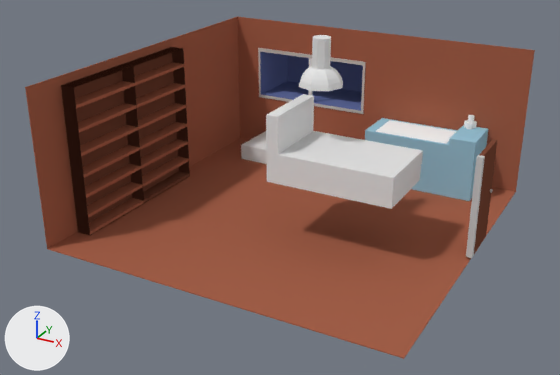
The Blender file all_art/New/Blenderfiles/maps/Room.blend: old version first, new version second.
One viewpoint serves both versions: a 50 mm lens placed at (14.8, -28.8, 15.8), pointed at (-0.9, -0.4, 1.6). The axes (+X, +Y, +Z) are drawn at lower left. The lights are the same throughout.

The scene before the commit, as lines of its bpy script (objects in view):
```python
me_cube = bpy.data.meshes.new('Cube')
me_cube.from_pydata(...)  # a box spanning x -1.0..3.95, y -1.0..1.0, z -0.66..1.71, material slot 0; a box spanning x 2.84..3.95, y -1.0..1.0, z 1.7..2.01, material slot 0; a box spanning x -0.53..2.69, y -0.91..0.8, z 1.6..1.73, material slot 1
me_cube.materials.append(mat_babyblue_olor)  # cyan #9ac7da
me_cube.materials.append(mat_vitt)  # white #fcfcfc
me_cube_004 = bpy.data.meshes.new('Cube.004')
me_cube_004.from_pydata(...)  # 24 vertices, 22 faces; spans x 0.0..1.14, y -1.0..1.0, z -1.0..1.0
me_cube_007 = bpy.data.meshes.new('Cube.007')
me_cube_007.from_pydata(...)  # 16 vertices, 14 faces; spans x -1.52..3.93, y -2.2..1.0, z -1.0..1.88
me_cube_009 = bpy.data.meshes.new('Cube.009')
me_cube_009.from_pydata(...)  # a box spanning x -2.82..2.3, y -1.55..1.82, z -1.0..-0.41
me_cylinder_002 = bpy.data.meshes.new('Cylinder.002')
me_cylinder_002.from_pydata(...)  # 170 vertices, 164 faces; spans x -2.48..2.48, y -2.47..2.49, z -6.55..-1.5
ob_cube_001 = bpy.data.objects.new('Cube.001', me_cube_007)
ob_cube_001.location = (1.26, -0.31, 3.82)
ob_cube_001.scale = (1.03, 1.03, 1.03)
ob_cube_002 = bpy.data.objects.new('Cube.002', me_cube_004)
ob_cube_002.location = (-4.08, 6.29, 0.47)
ob_cube_002.rotation_euler = (0.0, 0.0, -0.0236)  # degrees (0, 0, -1.4)
ob_cube_002.scale = (1.85, 1.36, 0.429)
_m = ob_cube_002.modifiers.new('Mirror', 'MIRROR')
_m.use_clip = True
ob_cube_003 = bpy.data.objects.new('Cube.003', me_cube_009)
ob_cube_003.location = (3.03, -1.04, 4.52)
ob_cylinder = bpy.data.objects.new('Cylinder', me_cylinder_002)
ob_cylinder.location = (0.94, -0.11, 9.2)
ob_cylinder.scale = (0.403, 0.403, 0.403)
ob_table = bpy.data.objects.new('Table', me_cube)
ob_table.location = (1.89, 6.61, 0.84)
ob_table.scale = (1.13, 1.13, 1.13)
# also in view: 'Room' at (0.0, -0.1, 3.6); 'Cube' at (8.0, 0.9, 2.4); 'BookShelf' at (-7.6, -0.5, 3.5); 'window' at (-3.5, 9.3, 4.2); 'BookShelf.001' at (-7.6, -4.3, 3.5)
```
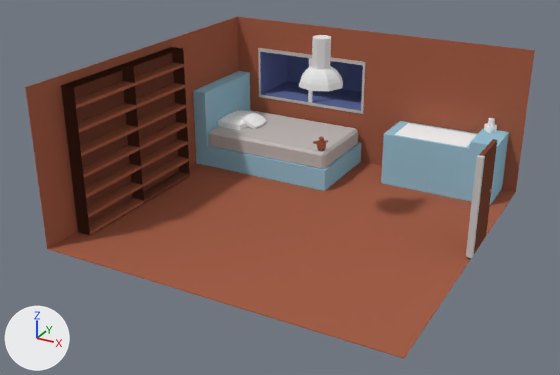
The change in detail:
me_cube_007 has 16 vertices, 14 faces and spans x -1.52..3.93, y -2.2..1.0, z -1.0..1.88.
me_cube_007 now uses material mat_babyblue_olor (cyan #9ac7da).
Mesh me_cube_006 is new.
It is a box spanning x -0.97..4.08, y -2.14..0.97, z -0.22..0.46.
It uses material mat_fönster_color (light grey #c3bebb).
Mesh me_cube_012 is new.
It has 18 vertices, 16 faces and spans x -0.89..0.79, y -1.16..1.16, z -0.19..1.63.
It uses material mat_vitt (white #fcfcfc).
Mesh me_sphere_002 is new.
It is a UV sphere (8 segments, 16 rings, poles along z) spanning x -1.0..1.0, y -1.0..1.0, z -1.0..1.0.
It uses material mat_bokhylla1_olor (brown #a5614a).
Mesh me_cube_022 is new.
It has 88 vertices, 86 faces and spans x -1.2..0.19, y -1.84..1.56, z -1.83..2.21.
It uses material mat_bokhylla1_olor (brown #a5614a).
Object 'Cube.003' (ob_cube_003) is deleted.
Object 'Cube.001' (ob_cube_001) moves from (1.26, -0.31, 3.82) to (-5.85, 6.29, 1.51).
Object 'Cube.001' (ob_cube_001) is rescaled from (1.03, 1.03, 1.03) to (1.41, 1.41, 1.41).
Object 'Cube.002' (ob_cube_002) is deleted.
Object 'Table' (ob_table) moves from (1.89, 6.61, 0.84) to (2.9, 6.61, 0.84).
Object 'Pillow.001' (ob_pillow_001) is new; it shows me_cube_012.
Its parent is ob_madrass.
Its matrix parent inverse is Matrix(((1.0, 0.0, 0.0, -1.162), (0.0, 1.0, 0.0, 0.312), (0.0, 0.0, 1.0, -3.74), (0.0, 0.0, 0.0, 1.0))).
Its location is (1.446, -0.939, 4.302).
Its rotation in degrees is (0, 24, 0).
Its scale is (0.437, 0.437, 0.117).
Object 'Madrass' (ob_madrass) is new; it shows me_cube_006.
Its parent is ob_cube_001.
Its matrix parent inverse is Matrix(((0.968, 0.0, 0.0, -1.219), (0.0, 0.968, 0.0, 0.302), (0.0, 0.0, 0.968, -3.695), (0.0, 0.0, 0.0, 1.0))).
Its location is (1.162, -0.36, 3.74).
It gains a BEVEL modifier named 'Bevel'.
Modifier setting: limit_method = 'NONE'.
Modifier setting: spread = 0.0.
Object 'Pillow' (ob_pillow) is new; it shows a copy of me_cube_012.
Its parent is ob_madrass.
Its matrix parent inverse is Matrix(((1.0, 0.0, 0.0, -1.162), (0.0, 1.0, 0.0, 0.312), (0.0, 0.0, 1.0, -3.74), (0.0, 0.0, 0.0, 1.0))).
Its location is (0.777, -0.975, 4.203).
Its scale is (0.749, 0.749, 0.2).
Object 'hand' (ob_hand) is new; it shows me_sphere_002.
Its parent is ob_toddler.
Its matrix parent inverse is Matrix(((1.0, 0.0, 0.0, -5.629), (0.0, 1.0, 0.0, 15.72), (0.0, 0.0, 1.0, -8.228), (0.0, 0.0, 0.0, 1.0))).
Its location is (5.036, -17.58, 8.97).
Its scale is (0.439, 0.439, 0.439).
Object 'Toddler' (ob_toddler) is new; it shows me_cube_022.
Its location is (-0.67, 3.52, 2.38).
Its rotation in degrees is (0, -8.1, -45).
Its scale is (0.183, 0.183, 0.183).
Object 'hand.001' (ob_hand_001) is new; it shows a copy of me_sphere_002.
Its parent is ob_toddler.
Its matrix parent inverse is Matrix(((1.0, 0.0, 0.0, -5.629), (0.0, 1.0, 0.0, 15.72), (0.0, 0.0, 1.0, -8.228), (0.0, 0.0, 0.0, 1.0))).
Its location is (5.036, -14.11, 8.97).
Its scale is (0.344, 0.344, 0.344).

Where the change shows, as pixel boxes [x1, y1, x2, y2] in the pictures (560 x 375 px):
'Cube.001', recoloured, moved, rescaled (9% wider): before [266, 94, 421, 209]; after [193, 71, 362, 191]
'Table', moved: before [365, 118, 488, 201]; after [381, 121, 509, 205]
'Cube.003', deleted: before [277, 131, 423, 192]
'Madrass', added: after [209, 110, 358, 169]
'Cube.002', deleted: before [241, 131, 267, 164]
'Pillow', added: after [218, 110, 258, 130]
'Paper', moved: before [464, 115, 477, 130]; after [484, 118, 497, 133]
'Pillow.001', added: after [243, 113, 267, 129]
'Toddler', added: after [316, 136, 327, 151]
